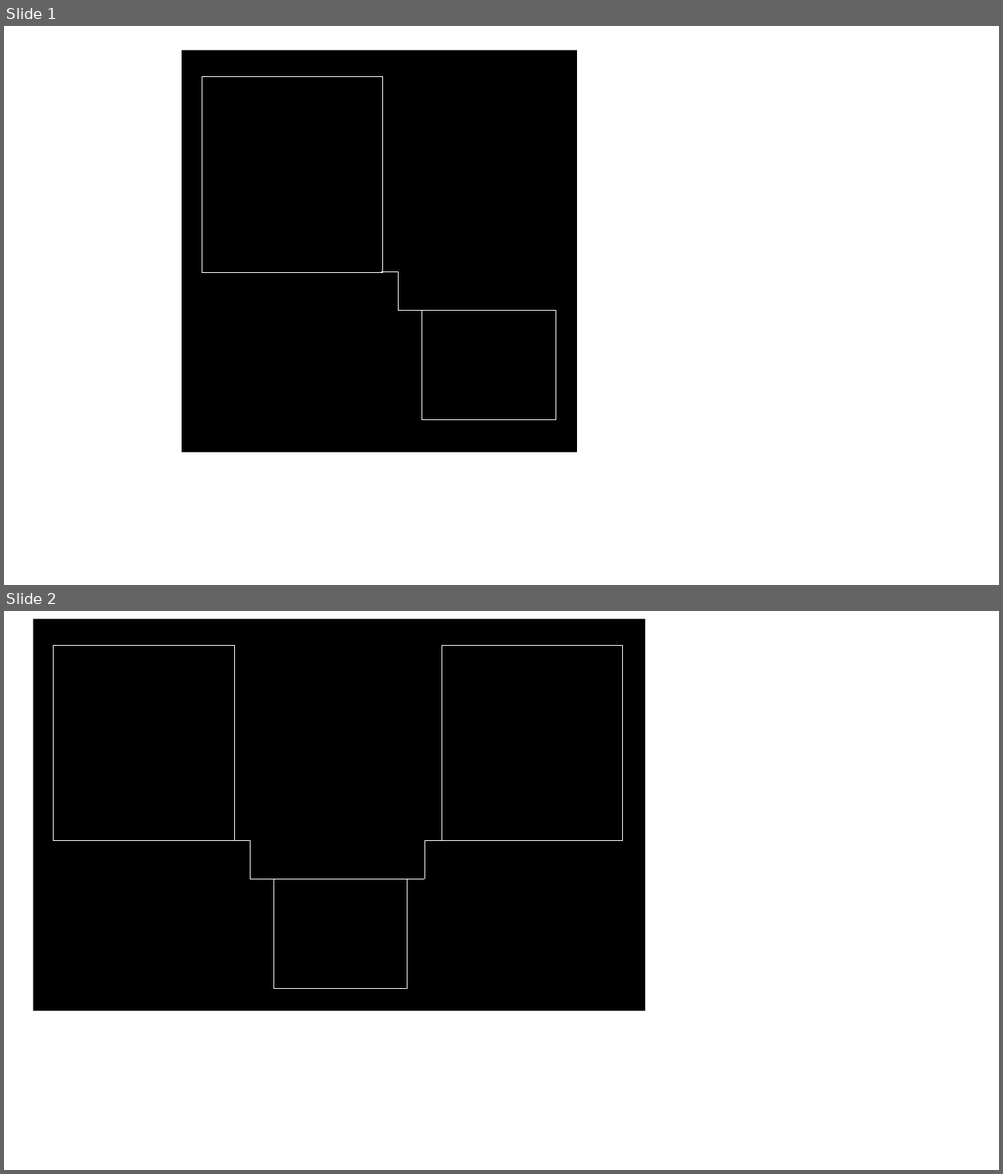
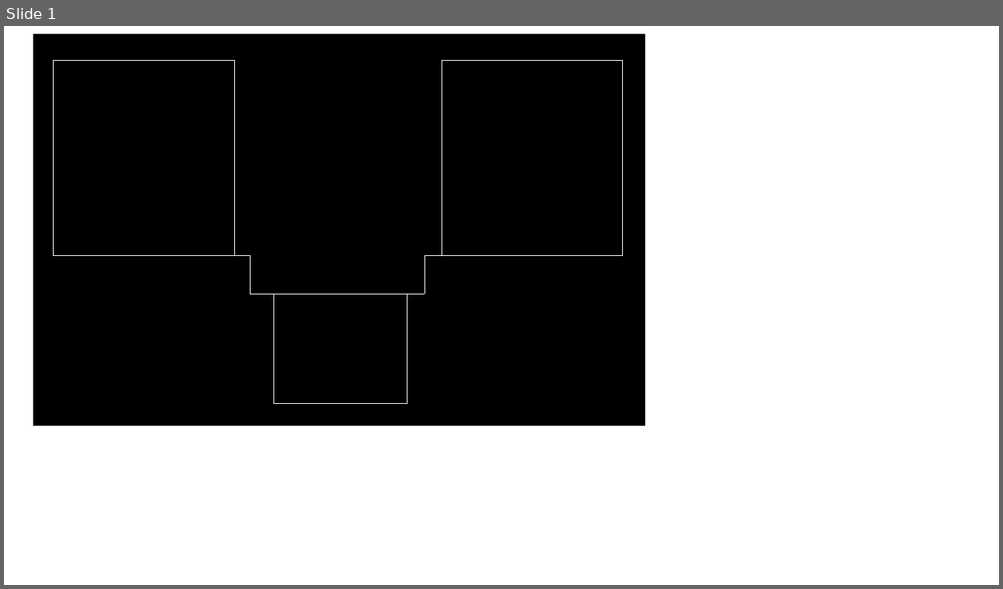
Before and after one commit to SaraLute/Project-Matlab, a slide deck: sample_maps.pptx. Shown one above the other, each under a label of ours: slides 1 and 2 before the commit, slide 1 after it. The pictures are 1003x1174 and 1003x589 pixels, drawn with LibreOffice and Linux fonts; fonts in the diff are those of the drawing. Boxes give left, top, right and bottom in pixels: in the first picture for what was removed or moved away, otherwise in the second. Text is boxed around its words. In the diff, an @@ line names an element or a change of style, - is before the commit and + after.

```diff
--- a/sample_maps.pptx
+++ b/sample_maps.pptx
@@ slide 1 removed at box(4, 26, 999, 585), background #FFFFFF @@
@@ rectangle removed at box(182, 50, 577, 453) @@
@@ line removed from (202, 77) to (383, 77) @@
@@ line removed from (202, 77) to (202, 272) @@
@@ line removed from (383, 77) to (383, 272) @@
@@ line removed from (202, 272) to (383, 272) @@
@@ line removed from (381, 272) to (398, 272) @@
@@ line removed from (398, 272) to (398, 310) @@
@@ line removed from (398, 310) to (422, 310) @@
@@ line removed from (422, 310) to (555, 310) @@
@@ line removed from (422, 310) to (422, 420) @@
@@ line removed from (555, 310) to (555, 420) @@
@@ line removed from (422, 420) to (555, 420) @@
@@ what was slide 2 is now slide 1 @@
```
Also in this commit, not shown: 1 slide added, 6 other files.
